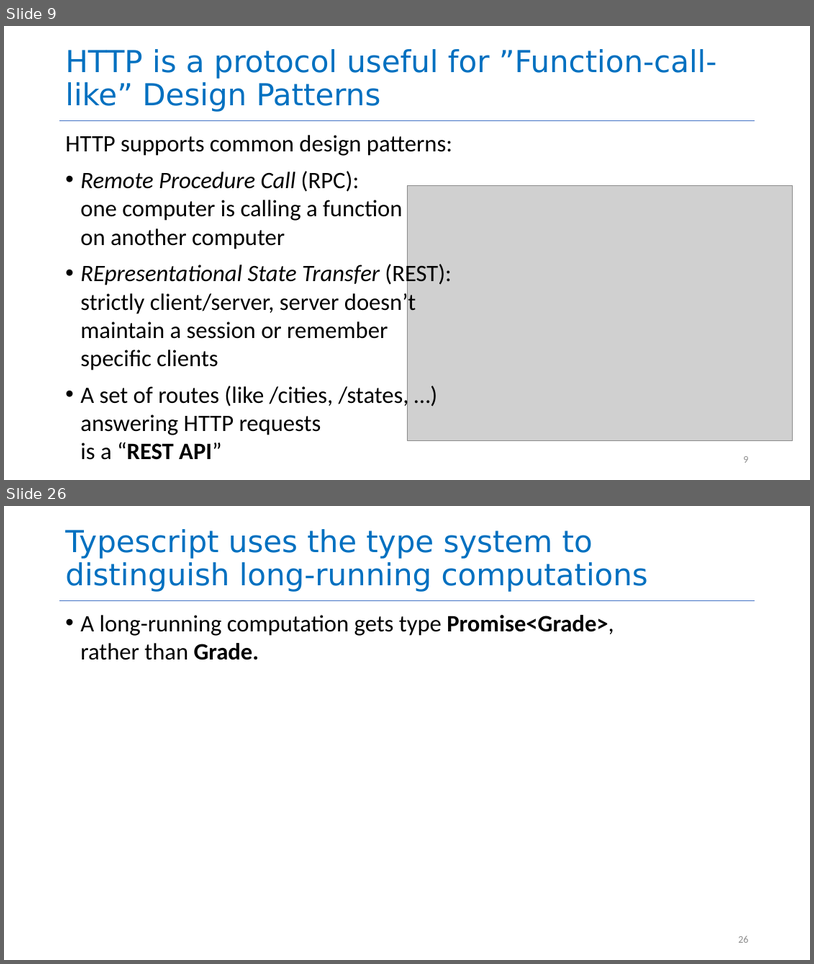
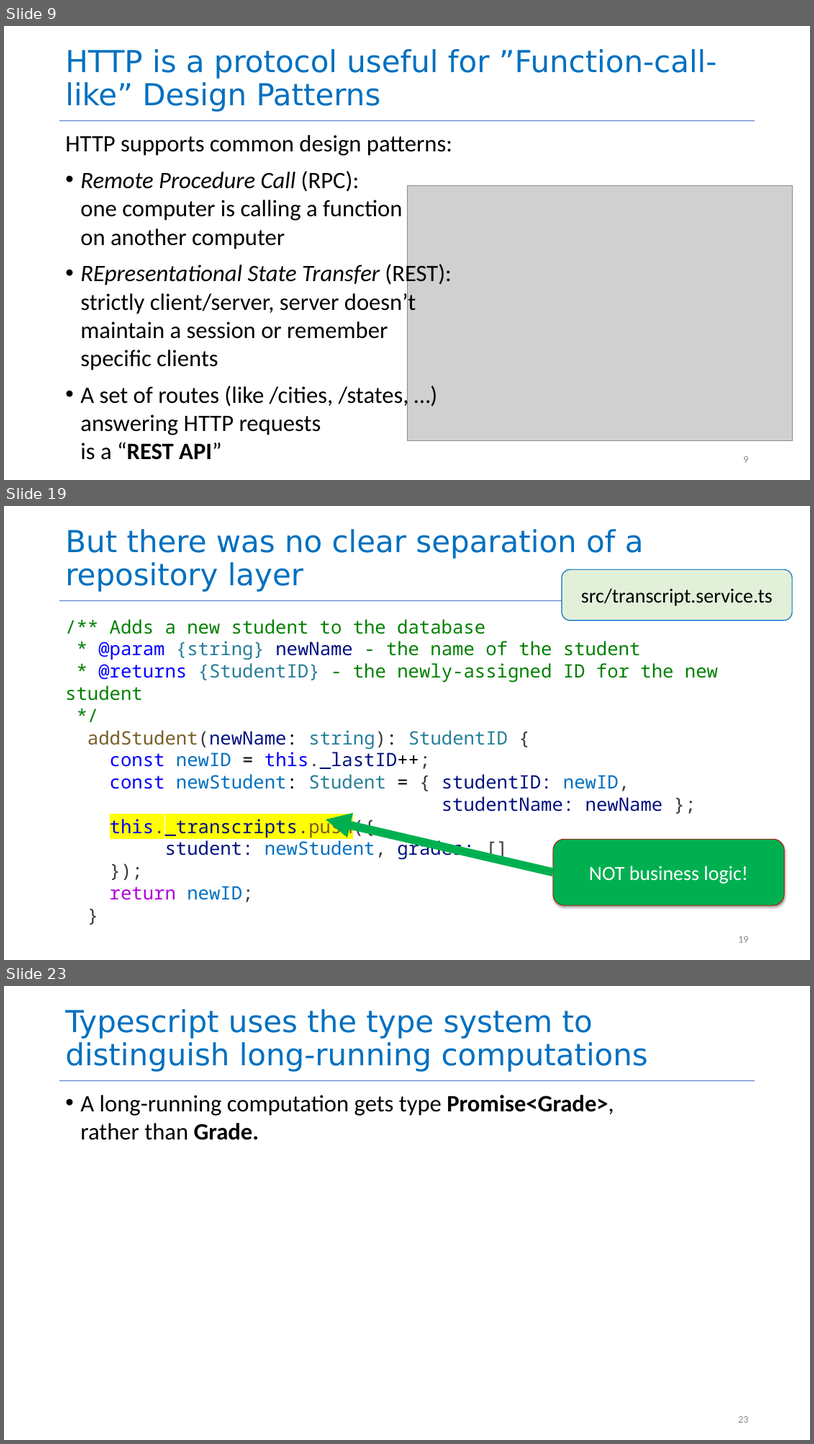
Before and after one commit to neu-se/CS4530-Fall-2026, a slide deck: Slides/Module 04 Web Application Architecture.pptx. Shown one above the other, each under a label of ours: slides 9 and 26 before the commit, slides 9, 19 and 23 after it; the slides between them are not shown. The pictures are 814x964 and 814x1444 pixels, drawn with LibreOffice and Linux fonts; fonts in the diff are those of the drawing; grey boxes stand for pictures. Boxes give left, top, right and bottom in pixels: in the first picture for what was removed or moved away, otherwise in the second. Text is boxed around its words. In the diff, an @@ line names an element or a change of style, - is before the commit and + after.

```diff
--- a/Slides/Module 04 Web Application Architecture.pptx
+++ b/Slides/Module 04 Web Application Architecture.pptx
@@ slide 19 added at (x1=4, y1=506, x2=810, y2=960), background #FFFFFF; not listed: 1 template element that a slide beside it also shows @@
@@ title added at (x1=65, y1=529, x2=644, y2=592), 36 pt, text #0070C0 @@
+But there was no clear separation of a repository layer
@@ rounded rectangle added at (x1=563, y1=569, x2=793, y2=620), fill #E2F0D9, outline #0070C0 1 pt, 24 pt, text #000000 @@
+src/transcript.service.ts
@@ text added at (x1=65, y1=619, x2=718, y2=902), 22 pt, text #008000 @@
+/** Adds a new student to the database
+* @param {string} newName - the name of the student
+* @returns {StudentID} - the newly-assigned ID for the new student
+*/
+addStudent(newName: string): StudentID {
+const newID = this._lastID++;
+const newStudent: Student = { studentID: newID,
+studentName: newName };
+this._transcripts.push({
+student: newStudent, grades: []
+});
+return newID;
+}
@@ arrow added from (553, 872) to (326, 819), #00B050 10 pt @@
@@ rounded rectangle added at (x1=553, y1=839, x2=784, y2=906), fill #00B050, outline #C70000 0.75 pt, 24 pt, text #FFFFFF @@
+NOT business logic!
@@ page number added at (x1=738, y1=936, x2=748, y2=942), 12 pt, text #8C8C8C @@
+19
@@ what was slide 26 is now slide 23 @@
@@ page number at (x1=738, y1=1416, x2=748, y2=1422): text changed @@
-26
+23
```
Also in this commit, not shown: 14 slides changed, 2 other slides added, 23 slides removed, 1 other file.
